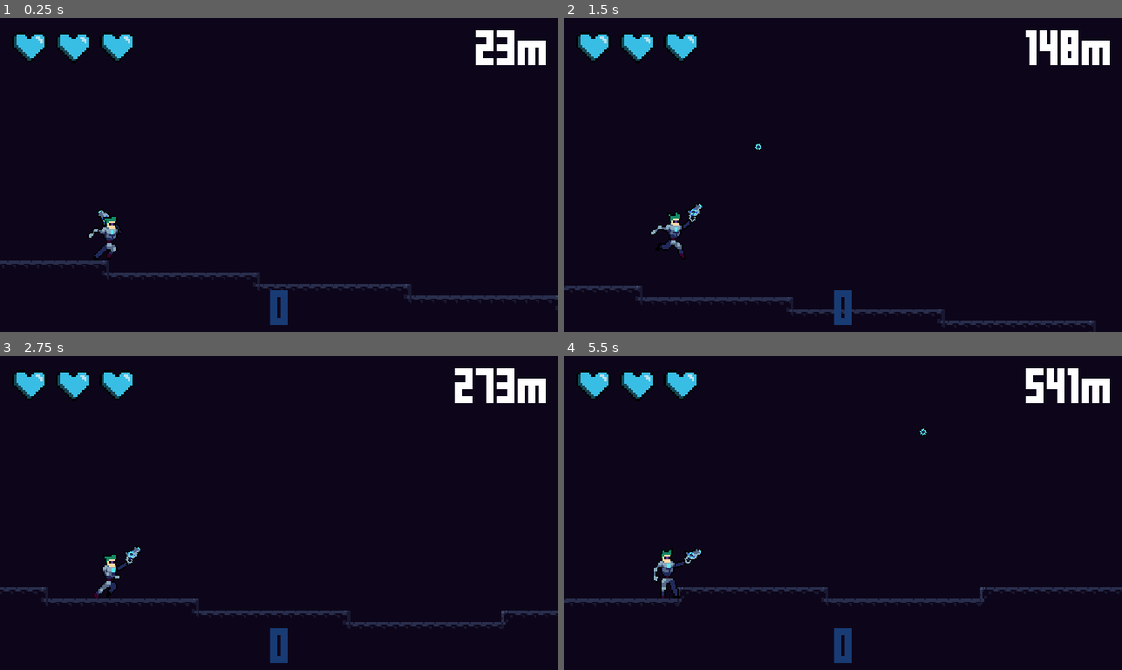
Above: before the commit, frames 1-4 (two rows, left to right).
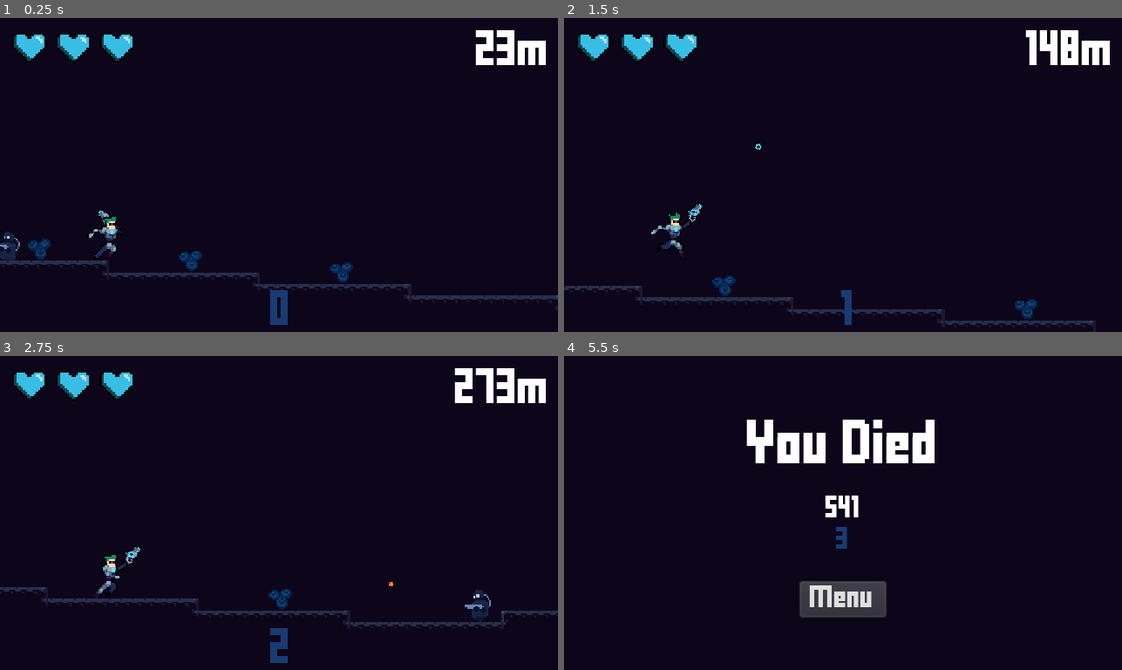
Above: after the commit, the same moments.

Repository: CreativelyBad/BlueberryBandit
Game: Godot game, scene res://Levels/RandomLevel.tscn
The game is run twice, just before and just after one commit, with the same random seed, the same clock (stepped at 60 frames per second) and the same inputs.
Inputs (mouse positions are in pixels of both pictures, inside the frame that each line leads up to):
- Up to frame 1 (0.25 s): no input
- Up to frame 2 (1.5 s): move the mouse to (965, 159) at 0.52 s; hold D (right) from 0.53 s (still down); click (965, 159) at 0.6 s; tap Space (jump) at 0.77 s; move the mouse to (731, 190) at 1.27 s; click (731, 190) at 1.35 s
- Up to frame 3 (2.75 s): tap Space (jump) at 1.52 s; move the mouse to (334, 443) at 2.02 s; release D (right) at 2.03 s; hold A (left) from 2.03 s (still down); click (334, 443) at 2.1 s
- Up to frame 4 (5.5 s): move the mouse to (815, 575) at 2.77 s; release A (left) at 2.78 s; hold D (right) 2.78-4.28 s; click (815, 575) at 2.85 s; tap Space (jump) at 3.02, 3.77, 4.52 s; move the mouse to (1010, 560) at 3.52 s; click (1010, 560) at 3.6 s; move the mouse to (675, 465) at 4.27 s; hold A (left) 4.28-5.03 s; click (675, 465) at 4.35 s; move the mouse to (870, 513) at 5.02 s; hold D (right) from 5.03 s (still down); click (870, 513) at 5.1 s

The runs differ from the first frame. In frame 1, 0.7% of the frame differs, in the area x 0-64%, y 68-85%; in frame 2, 0.5%; in frame 3, 0.5%; in frame 4, 9.0%, in the area x 0-100%, y 3-98%.

Commit message:
enemy and berry spawning

Diff:
--- a/Levels/LevelGen.gd
+++ b/Levels/LevelGen.gd
@@ -9,6 +9,8 @@
 var collider_offset = Vector2.ZERO
 var tile_pos = Vector2.ZERO
 var gen_coll_padding = 300
+onready var blueberry_ref = preload("res://Objects/Blueberry.tscn")
+onready var enemy_ref = preload("res://Objects/Enemy.tscn")
 
 func _ready():
 	randomize()
@@ -21,9 +23,10 @@
 		set_cellv(tile_pos, chosen_tile_set, false, false, false, tile)
 		x += 1
 		if gen_loop == 12:
+			spawn_blueberry(Vector2(x, y))
+			spawn_enemy(Vector2(x, y))
 			gen_loop = 0
 			var rand = rand_range(0, 2)
-			#print("random: ", rand)
 			if i == 12:
 				y_change = 1
 				y += y_change
@@ -65,3 +68,15 @@
 	collider_offset = map_to_world(tile_pos)
 	$GenerationCollider.global_position = collider_offset
 	$GenerationCollider.global_position.x -= gen_coll_padding
+
+func spawn_blueberry(spawn_position : Vector2):
+	var new_berry = blueberry_ref.instance()
+	new_berry.global_position = map_to_world(spawn_position - Vector2(6, 1))
+	if rand_range(0, 3) < 1:
+		call_deferred("add_child", new_berry)
+
+func spawn_enemy(spawn_position : Vector2):
+	var new_enemy = enemy_ref.instance()
+	new_enemy.global_position = map_to_world(spawn_position - Vector2(8, 1))
+	if rand_range(0, 3) < 1:
+		call_deferred("add_child", new_enemy)
--- a/Scripts/EnemyBullet.gd
+++ b/Scripts/EnemyBullet.gd
@@ -5,6 +5,7 @@
 
 var velocity = Vector2()
 var spawn_time
+onready var player : KinematicBody2D = get_parent().get_node("/root/Game/Player")
 
 func destroy():
 	queue_free()
@@ -15,6 +16,8 @@
 	var collide = move_and_collide(velocity.normalized() * SPEED * delta)
 	if collide:
 		destroy()
+		if collide.collider != player:
+			return
 		collide.collider.emit_signal("shot")
 
 func _ready() -> void:
--- /dev/null
+++ b/Scripts/Globals.gd
@@ -0,0 +1,7 @@
+extends Node2D
+
+
+var global_blueberries : int
+var global_distance : int
+var global_high_score_distance : int
+var global_high_score_blueberries : int
--- /dev/null
+++ b/Scripts/Globals.tscn
@@ -0,0 +1,6 @@
+[gd_scene load_steps=2 format=2]
+
+[ext_resource path="res://Scripts/Globals.gd" type="Script" id=1]
+
+[node name="Globals" type="Node2D"]
+script = ExtResource( 1 )
--- a/Scripts/Menu.gd
+++ b/Scripts/Menu.gd
@@ -4,8 +4,10 @@
 onready var level_screen = get_node("Levels")
 
 func _on_PlayButton_pressed() -> void:
-	main_screen.visible = false
-	level_screen.visible = true
+# warning-ignore:return_value_discarded
+	get_tree().change_scene("res://Levels/RandomLevel.tscn")
+#	main_screen.visible = false
+#	level_screen.visible = true
 
 
 func _on_QuitButton_pressed() -> void:
@@ -13,9 +15,7 @@
 
 
 func _on_Lvl1Btn_pressed() -> void:
-# warning-ignore:return_value_discarded
-	get_tree().change_scene("res://Levels/Level1.tscn")
-
+	pass # Replace with function body.
 
 func _on_Lvl2Btn_pressed() -> void:
 	pass # Replace with function body.
--- a/Scripts/Player.gd
+++ b/Scripts/Player.gd
@@ -11,6 +11,7 @@
 const AIM_LIMIT = 45
 const MAX_HEALTH = 3
 
+onready var globals = get_node("/root/Globals")
 var start_pos
 var velocity = Vector2()
 var jumps = 0
@@ -91,7 +92,10 @@
 	health -= 1
 	hearts[health].texture = load("res://UI/Empty_Heart.png")
 	if health == 0:
-		get_tree().paused = true
+		globals.global_blueberries = blueberries
+		globals.global_distance = int(global_position.x - start_pos.x)
+# warning-ignore:return_value_discarded
+		get_tree().change_scene("res://UI/DeathScreen.tscn")
 
 func jump():
 	if jumps != 1:
--- /dev/null
+++ b/UI/DeathScreen.gd
@@ -0,0 +1,19 @@
+extends CanvasLayer
+
+
+onready var globals = get_node("/root/Globals")
+
+func _ready() -> void:
+	$Main/VBoxContainer/DistanceText.text = str(globals.global_distance)
+	$Main/VBoxContainer/BlueBerriesText.text = str(globals.global_blueberries)
+	set_high_scores()
+
+func _on_Menu_Button_pressed() -> void:
+	get_tree().change_scene("res://UI/Menu.tscn")
+
+func set_high_scores():
+	if globals.global_distance > globals.global_high_score_distance:
+		globals.global_high_score_distance = globals.global_distance
+
+	if globals.global_blueberries > globals.global_high_score_blueberries:
+		globals.global_high_score_blueberries = globals.global_blueberries
--- /dev/null
+++ b/UI/DeathScreen.tscn
@@ -0,0 +1,78 @@
+[gd_scene load_steps=6 format=2]
+
+[ext_resource path="res://UI/FFFFORWA_dynamicfont2.tres" type="DynamicFont" id=1]
+[ext_resource path="res://UI/FFFFORWA_dynamicfont3.tres" type="DynamicFont" id=2]
+[ext_resource path="res://Art/EditedTileset.png" type="Texture" id=3]
+[ext_resource path="res://UI/DeathScreen.gd" type="Script" id=4]
+
+[sub_resource type="AtlasTexture" id=1]
+atlas = ExtResource( 3 )
+region = Rect2( 1, 1, 1, 1 )
+
+[node name="DeathScreen" type="CanvasLayer"]
+script = ExtResource( 4 )
+
+[node name="Background" type="TextureRect" parent="."]
+anchor_right = 1.0
+anchor_bottom = 1.0
+texture = SubResource( 1 )
+stretch_mode = 1
+
+[node name="Main" type="Control" parent="."]
+anchor_right = 1.0
+anchor_bottom = 1.0
+
+[node name="Label" type="Label" parent="Main"]
+anchor_left = 0.5
+anchor_top = 0.5
+anchor_right = 0.5
+anchor_bottom = 0.5
+margin_left = -137.5
+margin_top = -51.0
+margin_right = 137.5
+margin_bottom = -23.0
+custom_fonts/font = ExtResource( 2 )
+text = "You Died"
+align = 1
+valign = 1
+
+[node name="Menu_Button" type="Button" parent="Main"]
+margin_left = 135.0
+margin_top = 129.0
+margin_right = 185.0
+margin_bottom = 150.0
+grow_horizontal = 2
+custom_fonts/font = ExtResource( 1 )
+text = "Menu"
+
+[node name="VBoxContainer" type="VBoxContainer" parent="Main"]
+anchor_left = 0.5
+anchor_top = 0.5
+anchor_right = 0.5
+anchor_bottom = 0.5
+margin_left = -24.0
+margin_top = -9.0
+margin_right = 24.0
+margin_bottom = 39.0
+
+[node name="DistanceText" type="Label" parent="Main/VBoxContainer"]
+margin_right = 48.0
+margin_bottom = 15.0
+grow_horizontal = 2
+custom_fonts/font = ExtResource( 1 )
+text = "00m"
+align = 1
+valign = 1
+
+[node name="BlueBerriesText" type="Label" parent="Main/VBoxContainer"]
+margin_top = 19.0
+margin_right = 48.0
+margin_bottom = 34.0
+grow_horizontal = 2
+custom_colors/font_color = Color( 0.101961, 0.235294, 0.458824, 1 )
+custom_fonts/font = ExtResource( 1 )
+text = "00"
+align = 1
+valign = 1
+
+[connection signal="pressed" from="Main/Menu_Button" to="." method="_on_Menu_Button_pressed"]
--- a/project.godot
+++ b/project.godot
@@ -13,6 +13,10 @@
 config/name="BlueberryBandit"
 run/main_scene="res://Levels/RandomLevel.tscn"
 config/icon="res://icon.png"
+
+[autoload]
+
+Globals="*res://Scripts/Globals.tscn"
 
 [display]
 
